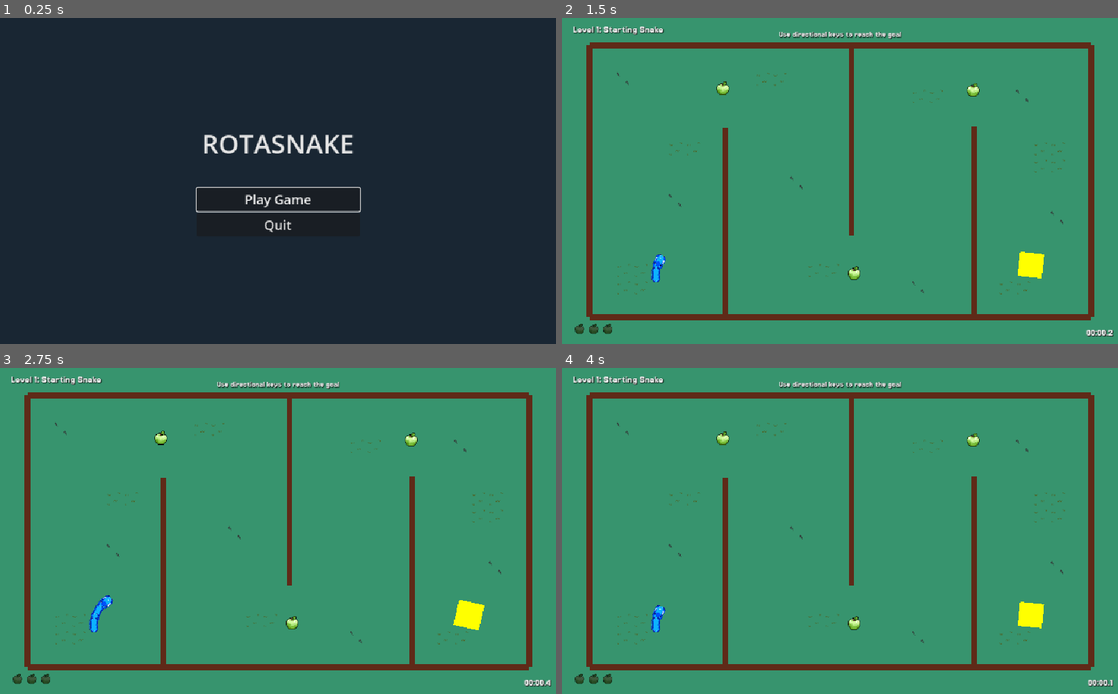
Above: before the commit, frames 1-4 (two rows, left to right).
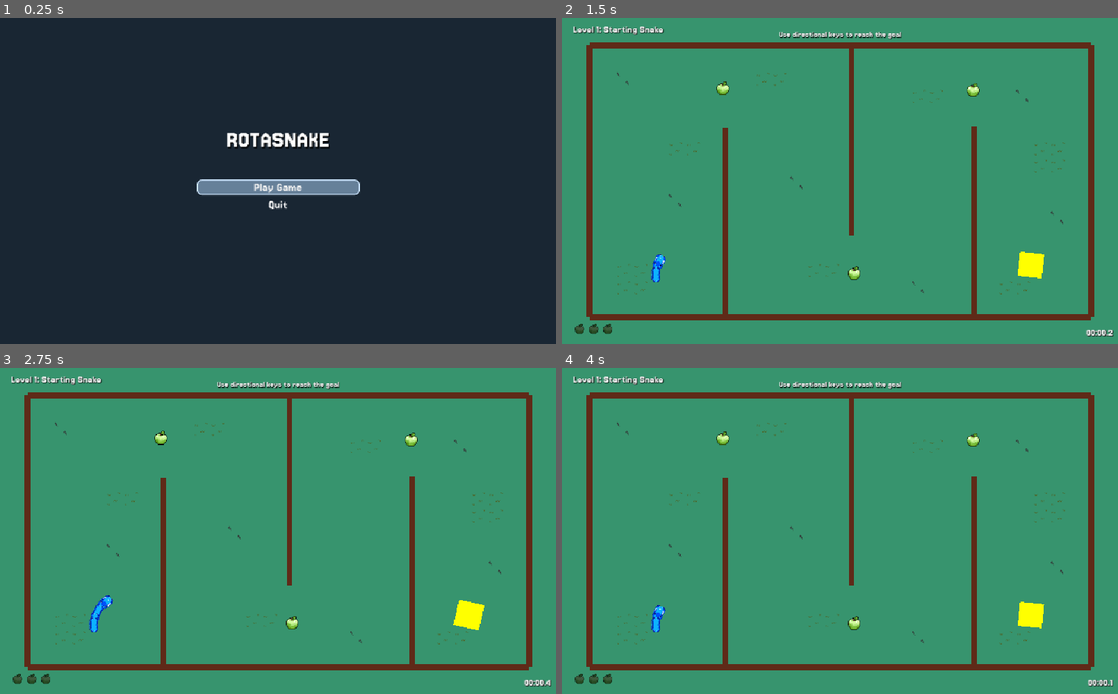
Above: after the commit, the same moments.

Repository: josephhagancreative/rotasnake
Game: Godot game, scene res://MainMenu.tscn
Same seed, same stepped clock (60 frames per second), same inputs: the game is played once before the commit and once after it.
Inputs:
- Up to frame 1 (0.25 s): no input
- Up to frame 2 (1.5 s): click "Play Game" at 0.5 s; tap Enter (ui_accept) at 1.25 s; hold Right (ui_right) from 1.28 s (still down)
- Up to frame 3 (2.75 s): tap Enter (ui_accept) at 1.52, 2.27 s; release Right (ui_right) at 2.03 s; hold Left (ui_left) from 2.03 s (still down)
- Up to frame 4 (4 s): release Left (ui_left) at 2.78 s; hold Right (ui_right) from 2.78 s (still down); tap Enter (ui_accept) at 3.77 s

The runs differ from the first frame. In frame 1, 3.2% of the frame differs, in the area x 35-65%, y 35-66%; in frame 2, 0.1%; in frame 3, 0.1%; in frame 4, 0.1%.

Commit message:
update menu

Diff:
--- a/MainMenu.tscn
+++ b/MainMenu.tscn
@@ -1,6 +1,52 @@
-[gd_scene load_steps=2 format=3 uid="uid://b8ejn8l5cjg7f"]
+[gd_scene load_steps=8 format=3 uid="uid://b8ejn8l5cjg7f"]
 
 [ext_resource type="Script" path="res://MainMenu.gd" id="1_3s4e8"]
+[ext_resource type="FontFile" uid="uid://dablhvfs76yft" path="res://assets/fonts/Jersey15-Regular.ttf" id="2_jersey_font"]
+
+[sub_resource type="LabelSettings" id="LabelSettings_1"]
+font = ExtResource("2_jersey_font")
+font_size = 48
+font_color = Color(1, 1, 1, 1)
+shadow_color = Color(0, 0, 0, 1)
+shadow_offset = Vector2(2, 2)
+
+[sub_resource type="StyleBoxFlat" id="StyleBoxFlat_1"]
+bg_color = Color(0.2, 0.3, 0.4, 1)
+border_width_left = 2
+border_width_top = 2
+border_width_right = 2
+border_width_bottom = 2
+border_color = Color(0.5, 0.7, 0.9, 1)
+corner_radius_top_left = 8
+corner_radius_top_right = 8
+corner_radius_bottom_right = 8
+corner_radius_bottom_left = 8
+
+[sub_resource type="StyleBoxFlat" id="StyleBoxFlat_2"]
+bg_color = Color(0.3, 0.4, 0.5, 1)
+border_width_left = 2
+border_width_top = 2
+border_width_right = 2
+border_width_bottom = 2
+border_color = Color(0.7, 0.8, 0.9, 1)
+corner_radius_top_left = 8
+corner_radius_top_right = 8
+corner_radius_bottom_right = 8
+corner_radius_bottom_left = 8
+
+[sub_resource type="StyleBoxFlat" id="StyleBoxFlat_3"]
+bg_color = Color(0.4, 0.5, 0.6, 1)
+border_width_left = 2
+border_width_top = 2
+border_width_right = 2
+border_width_bottom = 2
+border_color = Color(0.8, 0.9, 1.0, 1)
+corner_radius_top_left = 8
+corner_radius_top_right = 8
+corner_radius_bottom_right = 8
+corner_radius_bottom_left = 8
+
+[sub_resource type="StyleBoxEmpty" id="StyleBoxEmpty_1"]
 
 [node name="MainMenu" type="Control"]
 layout_mode = 3
@@ -30,9 +76,8 @@
 
 [node name="TitleLabel" type="Label" parent="VBoxContainer"]
 layout_mode = 2
-theme_override_colors/font_color = Color(0.9, 0.9, 0.9, 1)
-theme_override_font_sizes/font_size = 48
 text = "ROTASNAKE"
+label_settings = SubResource("LabelSettings_1")
 horizontal_alignment = 1
 
 [node name="HSeparator" type="HSeparator" parent="VBoxContainer"]
@@ -41,10 +86,30 @@
 
 [node name="NewGameButton" type="Button" parent="VBoxContainer"]
 layout_mode = 2
+theme_override_fonts/font = ExtResource("2_jersey_font")
 theme_override_font_sizes/font_size = 24
+theme_override_colors/font_color = Color(1, 1, 1, 1)
+theme_override_colors/font_shadow_color = Color(0, 0, 0, 1)
+theme_override_constants/shadow_offset_x = 1
+theme_override_constants/shadow_offset_y = 1
+theme_override_styles/normal = SubResource("StyleBoxFlat_1")
+theme_override_styles/hover = SubResource("StyleBoxFlat_2")
+theme_override_styles/focus = SubResource("StyleBoxFlat_3")
+theme_override_styles/pressed = SubResource("StyleBoxFlat_2")
+flat = true
 text = "Play Game"
 
 [node name="QuitButton" type="Button" parent="VBoxContainer"]
 layout_mode = 2
+theme_override_fonts/font = ExtResource("2_jersey_font")
 theme_override_font_sizes/font_size = 24
+theme_override_colors/font_color = Color(1, 1, 1, 1)
+theme_override_colors/font_shadow_color = Color(0, 0, 0, 1)
+theme_override_constants/shadow_offset_x = 1
+theme_override_constants/shadow_offset_y = 1
+theme_override_styles/normal = SubResource("StyleBoxFlat_1")
+theme_override_styles/hover = SubResource("StyleBoxFlat_2")
+theme_override_styles/focus = SubResource("StyleBoxFlat_3")
+theme_override_styles/pressed = SubResource("StyleBoxFlat_2")
+flat = true
 text = "Quit"
--- a/levels/Level2.tscn
+++ b/levels/Level2.tscn
@@ -19,7 +19,7 @@
 position = Vector2(800, 296)
 
 [node name="SnakeStartPoint" parent="." index="4" instance=ExtResource("3_snakestartpoint")]
-position = Vector2(150, 300)
+position = Vector2(109, 256)
 
 [node name="WallTop" parent="." index="5" instance=ExtResource("4_levelwall")]
 position = Vector2(512, 50)
@@ -81,3 +81,18 @@
 
 [node name="Collectible3" parent="." index="18" instance=ExtResource("5_collectible")]
 position = Vector2(937, 153)
+
+[node name="TimerUI" parent="UILayer" index="3"]
+grow_horizontal = 2
+grow_vertical = 2
+metadata/_edit_lock_ = true
+
+[node name="LevelCompleteScreen" parent="UILayer" index="4"]
+grow_horizontal = 2
+grow_vertical = 2
+metadata/_edit_lock_ = true
+
+[node name="GameCompleteScreen" parent="UILayer" index="5"]
+grow_horizontal = 2
+grow_vertical = 2
+metadata/_edit_lock_ = true
